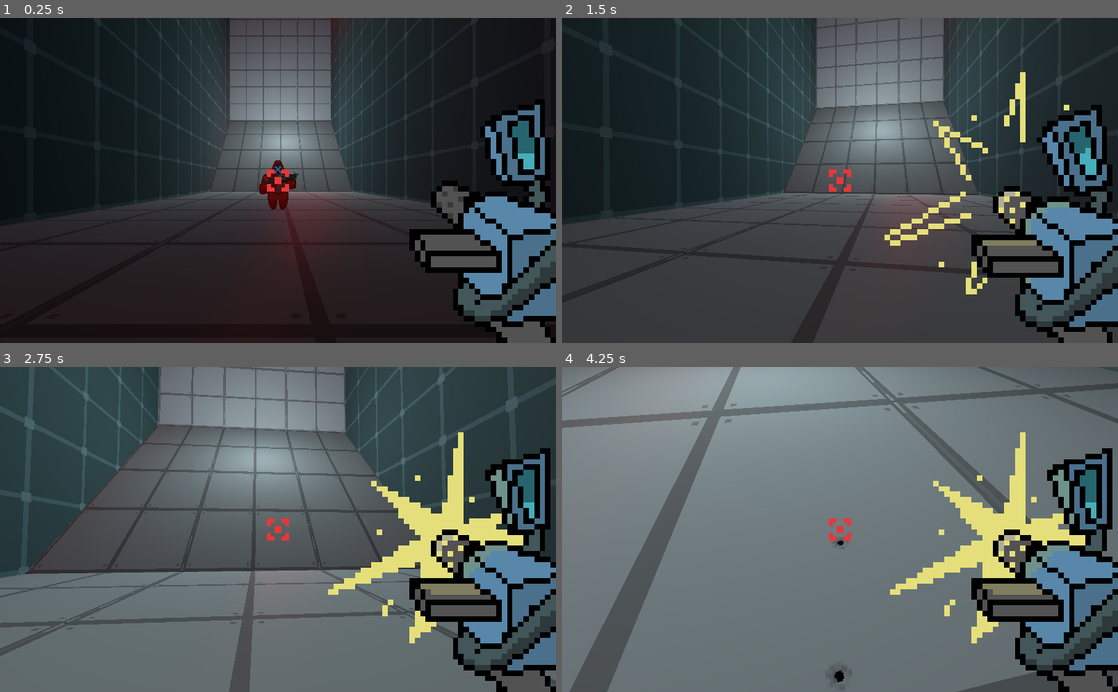
Above: before the commit, frames 1-4 (two rows, left to right).
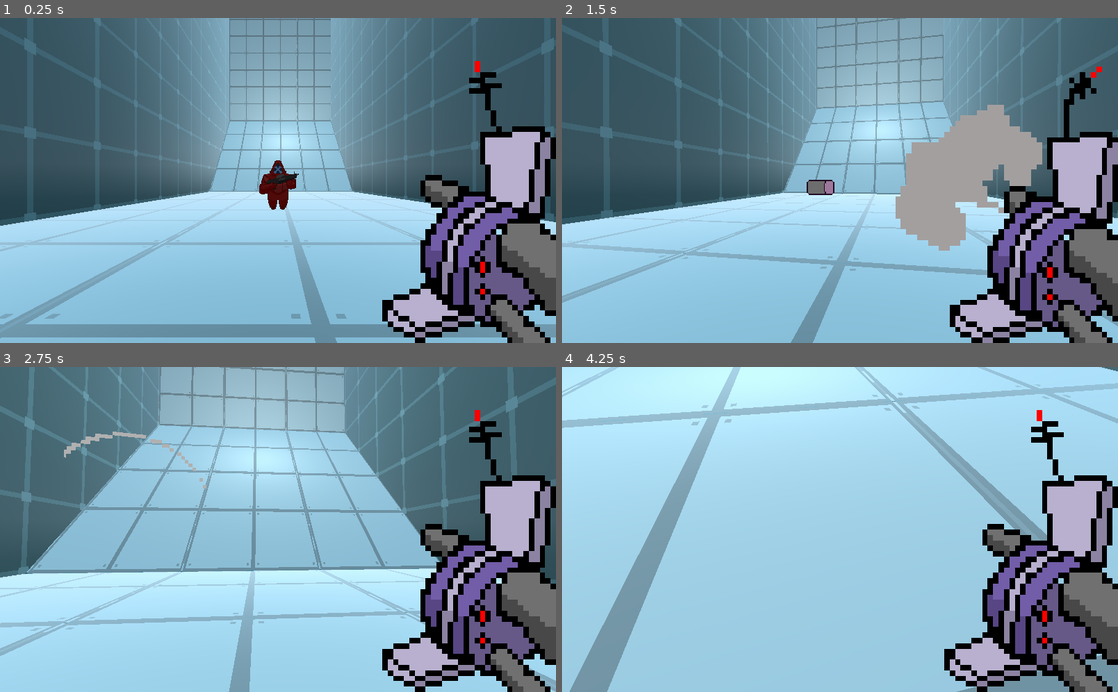
Above: after the commit, the same moments.

Repository: SomeSortOfSam/Exocutioner
Game: Godot game, scene res://World.tscn
The game is run twice, just before and just after one commit, with the same random seed, the same clock (stepped at 60 frames per second) and the same inputs.
Inputs (mouse positions are in pixels of both pictures, inside the frame that each line leads up to):
- Up to frame 1 (0.25 s): no input
- Up to frame 2 (1.5 s): tap Enter at 0.5 s; move the mouse to (867, 180) at 0.52 s; press the mouse at (867, 180) at 0.53 s; hold Up (ui_up) from 0.53 s (still down); move the mouse to (812, 180) at 1.27 s; release the mouse at (812, 180) at 1.28 s; click (812, 180) at 1.35 s
- Up to frame 3 (2.75 s): keep holding Up (ui_up); move the mouse to (289, 523) at 2.02 s; press the mouse at (289, 523) at 2.03 s; tap Alt at 2.1 s
- Up to frame 4 (4.25 s): keep holding Up (ui_up); move the mouse to (834, 536) at 2.77 s; release the mouse at (834, 536) at 2.78 s; tap Ctrl at 2.85 s; click (834, 536) at 3.05 s; move the mouse to (878, 532) at 3.52 s; press the mouse at (878, 532) at 3.53 s; tap Shift at 3.6 s

The runs differ from the first frame. In frame 1, 97% of the frame differs, in the area x 0-100%, y 0-100%; in frame 2, 99%; in frame 3, 98%; in frame 4, 99%.

Commit message:
Refactored Orbital
Fixed code design

Diff:
--- a/Character/Player/Player.tscn
+++ b/Character/Player/Player.tscn
@@ -2,7 +2,7 @@
 
 [ext_resource path="res://Character/Player/MouseLook.gd" type="Script" id=1]
 [ext_resource path="res://Character/Character.tscn" type="PackedScene" id=2]
-[ext_resource path="res://Guns/Sappler/Sappler.tscn" type="PackedScene" id=3]
+[ext_resource path="res://Guns/PlayerGun.tscn" type="PackedScene" id=3]
 [ext_resource path="res://Character/Player/Player.gd" type="Script" id=4]
 
 [sub_resource type="CapsuleShape" id=1]
@@ -16,7 +16,7 @@
 current = true
 script = ExtResource( 1 )
 
-[node name="Sappler" parent="Camera" index="0" instance=ExtResource( 3 )]
+[node name="Gun" parent="Camera" index="0" instance=ExtResource( 3 )]
 
 [node name="HitBox" type="Area" parent="." index="3"]
 collision_layer = 4
--- /dev/null
+++ b/Guns/Orbital_L/Orbital.gd
@@ -0,0 +1,25 @@
+extends Spatial
+
+onready var sprite : AnimatedSprite = $CanvasLayer/Control/Sprite
+
+export (PackedScene) var granade
+
+func _ready():
+	sprite.frame = 0
+	sprite.play('Idle')
+
+
+func _unhandled_input(event):
+	if event.is_action_pressed('shoot'):
+		shoot()
+
+func shoot():
+	sprite.play('Shoot')
+	sprite.frame = 0
+	var granadeInstance : Spatial = granade.instance()
+	granadeInstance.transform = global_transform
+	get_tree().get_root().add_child(granadeInstance)
+
+
+func _on_Sprite_animation_finished():
+	sprite.play('Idle')
--- /dev/null
+++ b/Guns/PlayerGun.tscn
@@ -0,0 +1,54 @@
+[gd_scene load_steps=4 format=2]
+
+[ext_resource path="res://Guns/Orbital_L/Orbital.gd" type="Script" id=1]
+[ext_resource path="res://Guns/Orbital_L/Granade.tscn" type="PackedScene" id=2]
+[ext_resource path="res://Guns/Orbital_L/Animations.tres" type="SpriteFrames" id=4]
+
+[node name="Gun" type="Spatial"]
+transform = Transform( -1, 0, -8.74228e-08, 0, 1, 0, 8.74228e-08, 0, -1, 0, 0, 0 )
+script = ExtResource( 1 )
+granade = ExtResource( 2 )
+
+[node name="GunSounds" type="AudioStreamPlayer3D" parent="."]
+
+[node name="CanvasLayer" type="CanvasLayer" parent="."]
+
+[node name="Control" type="Control" parent="CanvasLayer"]
+anchor_left = 1.0
+anchor_top = 1.0
+anchor_right = 1.0
+anchor_bottom = 1.0
+margin_left = -640.0
+margin_top = -640.0
+mouse_filter = 2
+
+[node name="Sprite" type="AnimatedSprite" parent="CanvasLayer/Control"]
+scale = Vector2( 10, 10 )
+frames = ExtResource( 4 )
+centered = false
+
+[node name="Cursor" type="TextureRect" parent="CanvasLayer"]
+modulate = Color( 1, 1, 1, 0.2 )
+anchor_left = 0.5
+anchor_top = 0.5
+anchor_right = 0.5
+anchor_bottom = 0.5
+margin_left = -20.0
+margin_top = -20.0
+margin_right = 20.0
+margin_bottom = 20.0
+mouse_filter = 2
+expand = true
+stretch_mode = 5
+
+[node name="RayCast" type="RayCast" parent="."]
+enabled = true
+cast_to = Vector3( 0, 0, 1 )
+collision_mask = 32
+collide_with_areas = true
+collide_with_bodies = false
+
+[node name="ShotBetweens" type="Timer" parent="."]
+
+[connection signal="animation_finished" from="CanvasLayer/Control/Sprite" to="." method="_on_Sprite_animation_finished"]
+[connection signal="timeout" from="ShotBetweens" to="." method="_on_ShotBetweens_timeout"]
--- a/default_env.tres
+++ b/default_env.tres
@@ -1,9 +1,6 @@
-[gd_resource type="Environment" load_steps=3 format=2]
+[gd_resource type="Environment" load_steps=2 format=2]
 
-[ext_resource path="res://SkyBoxes/panorama_image_with_planet.png" type="Texture" id=1]
-
-[sub_resource type="PanoramaSky" id=1]
-panorama = ExtResource( 1 )
+[sub_resource type="ProceduralSky" id=1]
 
 [resource]
 background_mode = 2
--- a/project.godot
+++ b/project.godot
@@ -22,11 +22,7 @@
 
 config/name="Exocutioner"
 run/main_scene="res://World.tscn"
-boot_splash/image="res://ExoLogo-export.png"
-boot_splash/fullsize=false
-boot_splash/use_filter=false
-config/icon="res://IconMini.png"
-config/windows_native_icon="res://IconMini.ico"
+config/icon="res://icon.png"
 
 [editor_plugins]
 
@@ -58,16 +54,6 @@
 "size_limit": 0,
 "stream": false,
 "svg/scale": 1.0
-}
-wav={
-"compress/mode": 0,
-"edit/loop": false,
-"edit/normalize": true,
-"edit/trim": true,
-"force/8_bit": false,
-"force/max_rate": false,
-"force/max_rate_hz": 44100,
-"force/mono": false
 }
 
 [input]
@@ -106,15 +92,6 @@
  ]
 }
 
-[layer_names]
-
-3d_physics/layer_1="Static"
-3d_physics/layer_2="Movement"
-3d_physics/layer_3="Player Hit"
-3d_physics/layer_4="Player Hurt"
-3d_physics/layer_5="Enemy Hurt"
-3d_physics/layer_6="Enemy Hit"
-
 [physics]
 
 common/enable_pause_aware_picking=true
